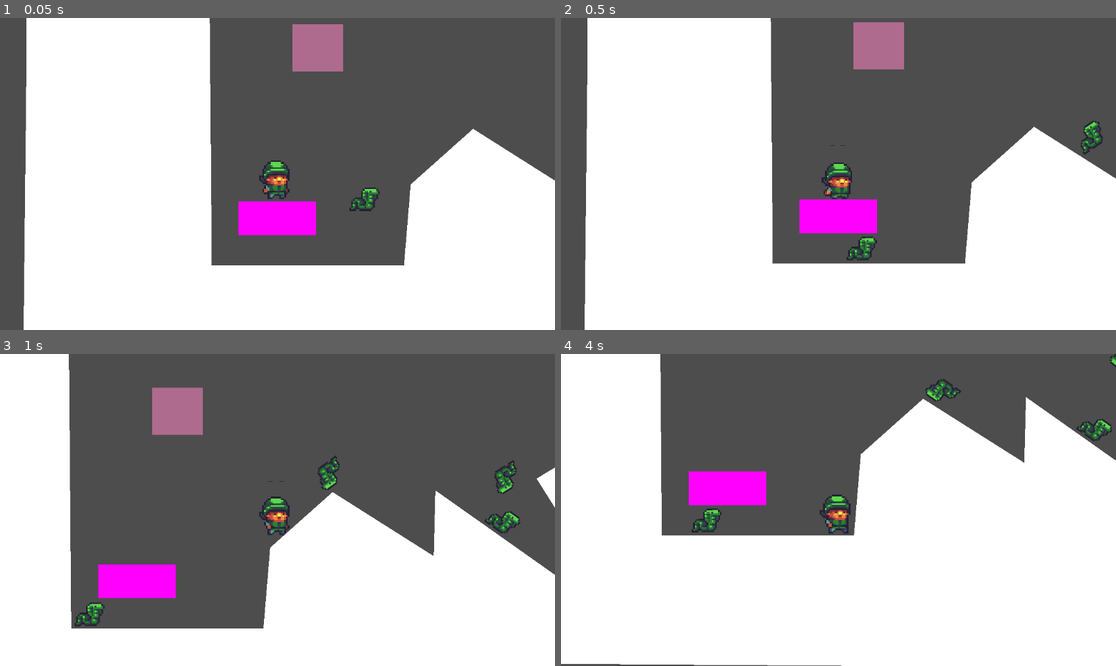
Above: before the commit, frames 1-4 (two rows, left to right).
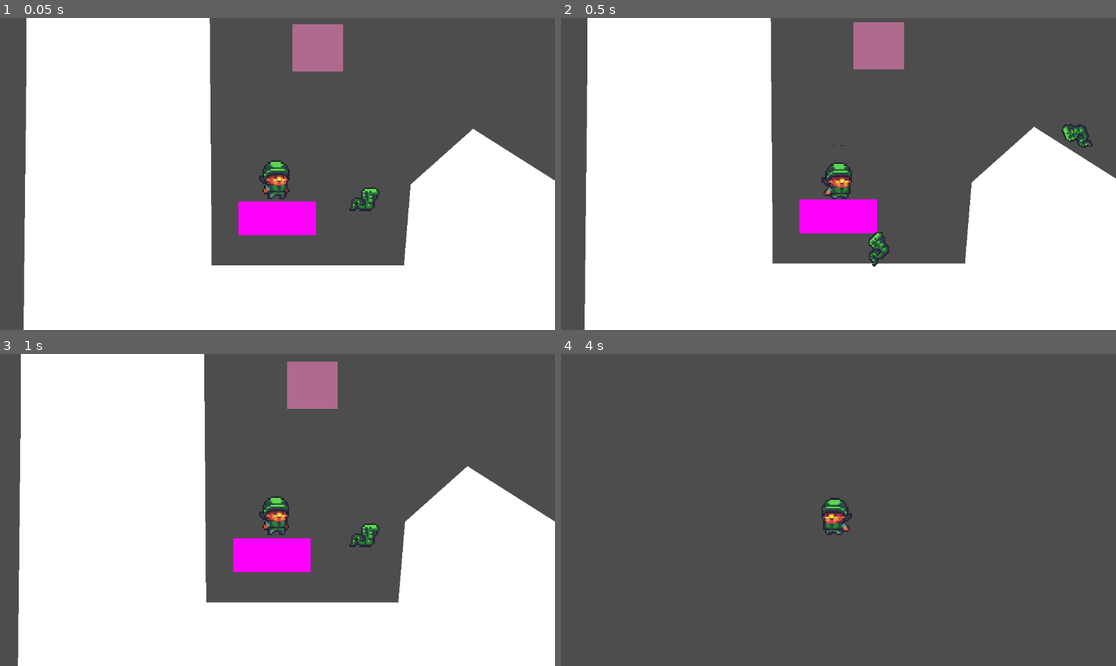
Above: after the commit, the same moments.

Repository: janssen-r/game-design-1
Game: Godot game, scene res://plt_world_1.tscn
Two runs of this game, one before a commit and one after it. Both use one fixed random seed, a clock stepped at 60 frames per second and the inputs below. The project has no main scene, so this scene is started directly. The engine's default icon, where the game draws it, is replaced by a stand-in: a white triangle on a blue panel in a dark square.
Inputs (mouse positions are in pixels of both pictures, inside the frame that each line leads up to):
- Up to frame 1 (0.05 s): no input
- Up to frame 2 (0.5 s): no input
- Up to frame 3 (1 s): tap Enter (ui_accept) at 0.5, 0.77 s; move the mouse to (399, 494) at 0.52 s; hold Right (ui_right) from 0.53 s (still down); tap End (ui_end) at 0.6 s; click (399, 494) at 0.67 s; tap Home (ui_home) at 0.8 s
- Up to frame 4 (4 s): release Right (ui_right) at 1.25 s; drag from (727, 525) to (810, 572) at 1.27 s; move the mouse to (894, 441) at 2.02 s; hold Left (ui_left) 2.03-2.75 s; tap Tab (ui_text_completion_replace) at 2.1 s; tap Delete (ui_text_delete) at 2.3 s; drag from (810, 572) to (672, 463) at 2.77 s; move the mouse to (1005, 556) at 3.52 s; hold Right (ui_right) from 3.53 s (still down); tap Insert (ui_text_toggle_insert_mode) at 3.6 s; tap Enter (ui_accept) at 3.77 s; tap I (zoom_cam_in, bound only after the commit) at 3.8 s

Frame 1 is identical in both runs. In frame 2, 0.9% of the frame differs, in the area x 51-98%, y 32-80%; in frame 3, 39%; in frame 4, 71%, in the area x 0-100%, y 0-100%.

Commit message:
Update 10/8

Diff:
--- a/LangDocs/prog_122c.gd
+++ b/LangDocs/prog_122c.gd
@@ -2,5 +2,27 @@
 
 func _on_btn_calc_pressed() -> void:
 
+	var baseNum = 1
+	var plusOne = 1
+	var timesTwo = 1
+	var squared = 1
 
-		for num in range(1,6)
+	for num in range(1,6):
+		baseNum +=1
+		baseNum = str(baseNum)
+		$ItemList.add_item(baseNum)
+		baseNum = int(baseNum)
+		plusOne = baseNum + 1
+		plusOne = str(plusOne)
+		$ItemList.add_item(plusOne)
+		timesTwo = baseNum * 2
+		timesTwo = str(timesTwo)
+		$ItemList.add_item(timesTwo)
+		squared = baseNum**2
+		squared = str(squared)
+		$ItemList.add_item(squared)
+		$ItemList.add_item(baseNum "/n" plusOne "/n" timesTwo "/n" squared)
+		baseNum = int(baseNum)
+		plusOne = int(plusOne)
+		timesTwo = int(timesTwo)
+		squared = int(squared)
--- a/plt_enemy.tscn
+++ b/plt_enemy.tscn
@@ -40,8 +40,8 @@
 "speed": 5.0
 }]
 
-[sub_resource type="RectangleShape2D" id="RectangleShape2D_wi02m"]
-size = Vector2(20, 18)
+[sub_resource type="CircleShape2D" id="CircleShape2D_uleb2"]
+radius = 9.05539
 
 [node name="plt_enemy" type="RigidBody2D"]
 contact_monitor = true
@@ -54,7 +54,7 @@
 frame_progress = 0.094923
 
 [node name="CollisionShape2D" type="CollisionShape2D" parent="."]
-shape = SubResource("RectangleShape2D_wi02m")
+shape = SubResource("CircleShape2D_uleb2")
 
 [node name="Sprite2D" type="Sprite2D" parent="."]
 visible = false
--- a/plt_player.gd
+++ b/plt_player.gd
@@ -3,11 +3,11 @@
 
 const SPEED = 200.0
 const JUMP_VELOCITY = -400.0
-
+var gravity_on = true
 
 func _physics_process(delta: float) -> void:
 	# Add the gravity.
-	if not is_on_floor():
+	if not is_on_floor() and gravity_on: # In air
 		velocity += get_gravity() * delta
 
 	# Handle jump.
@@ -24,8 +24,30 @@
 
 	update_animation(direction)
 
+	if Input.is_action_just_pressed("ui_cancel"): # Escape
+		gravity_on = not gravity_on
+	if Input.is_action_just_pressed("ui_home"):
+		self.scale *= 2
+	if Input.is_action_just_pressed("ui_end"):
+		self.scale /= 2
+	if Input.is_action_just_pressed("ui_page_up"):
+		self.rotation_degrees += 5
+	if Input.is_action_just_pressed("ui_page_down"):
+		self.rotation_degrees -= 5
+	if Input.is_action_just_pressed("ui_text_completion_replace"):
+		self.position.x += 500 # Tab Key
+	if Input.is_action_just_pressed("ui_text_backspace"):
+		self.position.x -= 500
+	if Input.is_action_just_pressed("ui_text_toggle_insert_mode"): # Insert
+		self.position.y += JUMP_VELOCITY / 2.0
+	if Input.is_action_just_pressed("ui_text_delete"):
+		self.position.y -= JUMP_VELOCITY / 2.0
+	if Input.is_action_just_pressed("zoom_cam_in"):
+		$Camera2D.zoom += Vector2(1,1)
+	if Input.is_action_just_pressed("zoom_cam_in"):
+		$Camera2D.zoom -= Vector2(1,1)
+
 	move_and_slide()
-
 
 @onready var anim = $AnimatedSprite2D
 func update_animation(direction):
--- a/project.godot
+++ b/project.godot
@@ -14,6 +14,19 @@
 config/features=PackedStringArray("4.3", "GL Compatibility")
 config/icon="res://icon.svg"
 
+[input]
+
+zoom_cam_in={
+"deadzone": 0.5,
+"events": [Object(InputEventKey,"resource_local_to_scene":false,"resource_name":"","device":-1,"window_id":0,"alt_pressed":false,"shift_pressed":false,"ctrl_pressed":false,"meta_pressed":false,"pressed":false,"keycode":0,"physical_keycode":73,"key_label":0,"unicode":105,"location":0,"echo":false,"script":null)
+]
+}
+zoom_cam_out={
+"deadzone": 0.5,
+"events": [Object(InputEventKey,"resource_local_to_scene":false,"resource_name":"","device":-1,"window_id":0,"alt_pressed":false,"shift_pressed":false,"ctrl_pressed":false,"meta_pressed":false,"pressed":false,"keycode":0,"physical_keycode":79,"key_label":0,"unicode":111,"location":0,"echo":false,"script":null)
+]
+}
+
 [rendering]
 
 textures/canvas_textures/default_texture_filter=0
